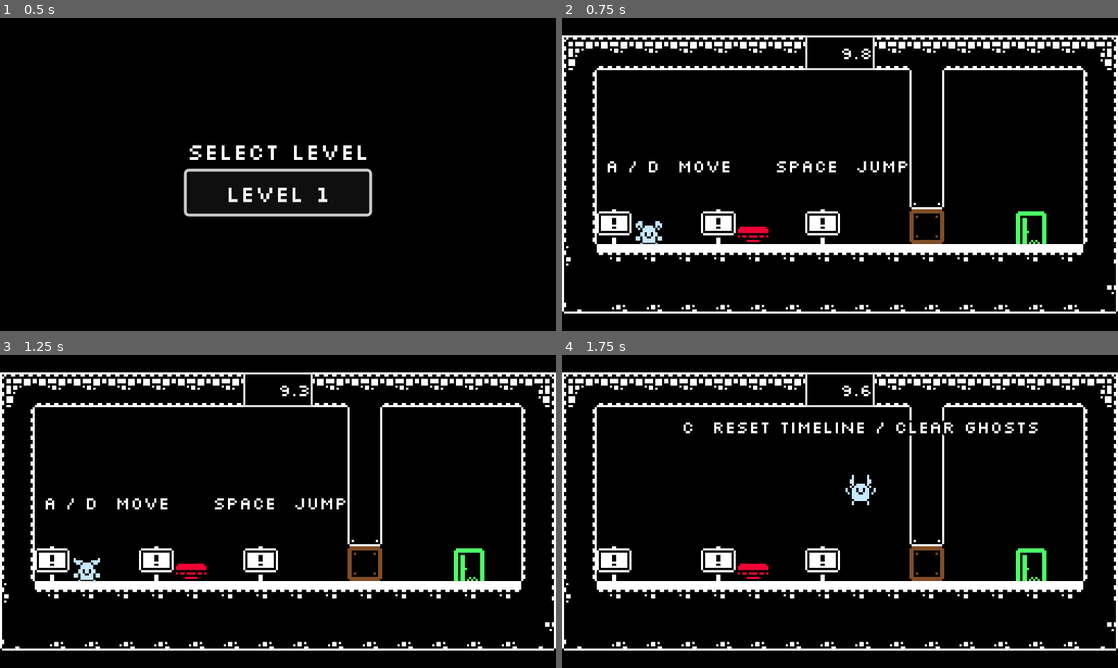
Above: before the commit, frames 1-4 (two rows, left to right).
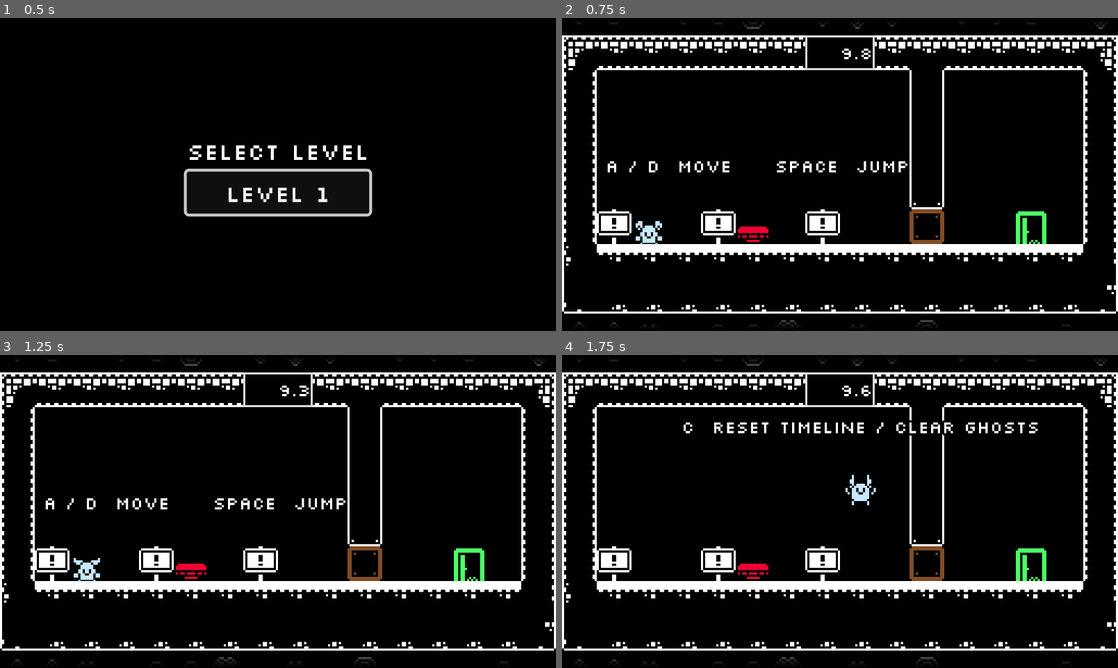
Above: after the commit, the same moments.

Repository: moellh/gmtk-game-jam-2026
Game: Godot game, scene res://src/level_select.tscn
Same seed, same stepped clock (60 frames per second), same inputs: the game is played once before the commit and once after it.
Inputs:
- Up to frame 1 (0.5 s): no input
- Up to frame 2 (0.75 s): click "Level 1" at 0.5 s
- Up to frame 3 (1.25 s): no input
- Up to frame 4 (1.75 s): hold Right (move_right) from 1.28 s (still down); tap C (clear) at 1.35 s; tap Space (jump) at 1.52 s

Frame 1 is identical in both runs. In frame 2, 0.2% of the frame differs, in the area x 2-98%, y 1-99%; in frame 3, 0.2%; in frame 4, 0.2%.

Commit message:
world: decorate extra viewport space

Diff:
--- a/src/game.gd
+++ b/src/game.gd
@@ -13,6 +13,7 @@
 @onready var world_camera: Camera2D = $WorldCamera
 @onready var timer_display: Label = %TimerDisplay
 @onready var level_complete: CanvasLayer = $LevelComplete
+@onready var outside_fill: OutsideFill = $OutsideFill
 
 var timer := ROUND_TIME
 var completed := false
@@ -35,6 +36,13 @@
 	)
 	world_camera.position = LEVEL_VIEW_RECT.get_center()
 	world_camera.zoom = Vector2.ONE * level_zoom
+	var visible_world_size := visible_size / level_zoom
+	outside_fill.set_visible_world_rect(
+		Rect2(
+			world_camera.position - visible_world_size * 0.5,
+			visible_world_size,
+		),
+	)
 
 func _process(delta: float) -> void:
 	if Input.is_action_just_pressed("menu"):
--- a/src/level.tscn
+++ b/src/level.tscn
@@ -9,6 +9,8 @@
 [ext_resource type="FontFile" path="res://assets/fonts/Silkscreen-Regular.ttf" id="7_font"]
 [ext_resource type="PackedScene" path="res://src/control_sign.tscn" id="8_sign"]
 [ext_resource type="PackedScene" path="res://src/level_complete.tscn" id="9_complete"]
+[ext_resource type="Script" path="res://src/outside_fill.gd" id="10_outside"]
+[ext_resource type="Shader" path="res://src/outside_fill.gdshader" id="11_outside_shader"]
 
 [sub_resource type="TileSetAtlasSource" id="TileSetAtlasSource_vonw3"]
 texture = ExtResource("1_u52ul")
@@ -824,9 +826,17 @@
 border_width_bottom = 1
 border_color = Color(0.85, 0.85, 0.85, 1)
 
+[sub_resource type="ShaderMaterial" id="ShaderMaterial_outside"]
+shader = ExtResource("11_outside_shader")
+
 [node name="Main" type="Node2D" unique_id=908013008]
 texture_filter = 1
 script = ExtResource("3_game")
+
+[node name="OutsideFill" type="Node2D" parent="."]
+z_index = -10
+material = SubResource("ShaderMaterial_outside")
+script = ExtResource("10_outside")
 
 [node name="TileMapLayer" type="TileMapLayer" parent="." unique_id=1408577092]
 tile_map_data = PackedByteArray("AAAGAAcAAAAQAAUAAAAHAAcAAAAQAAUAAAAIAAcAAAAQAAUAAAAJAAcAAAAQAAUAAAAKAAcAAAAQAAUAAAALAA …(944 unchanged characters)…
--- /dev/null
+++ b/src/outside_fill.gd
@@ -0,0 +1,69 @@
+class_name OutsideFill
+extends Node2D
+
+const TILE_SIZE := 16.0
+const ATLAS_STRIDE := 17.0
+const LEVEL_RECT := Rect2(80.0, 16.0, 256.0, 128.0)
+const ATLAS := preload("res://assets/monochrome_tilemap_transparent.png")
+
+const TILE_CHOICES: Array[Vector2i] = [
+	Vector2i(0, 0),
+	Vector2i(1, 0),
+	Vector2i(2, 0),
+	Vector2i(0, 1),
+	Vector2i(1, 1),
+	Vector2i(2, 1),
+	Vector2i(0, 2),
+	Vector2i(1, 2),
+	Vector2i(2, 2),
+]
+
+var visible_world_rect := LEVEL_RECT
+
+
+func set_visible_world_rect(rect: Rect2) -> void:
+	visible_world_rect = rect
+	var shader_material := material as ShaderMaterial
+	shader_material.set_shader_parameter(
+		"visible_rect",
+		Vector4(rect.position.x, rect.position.y, rect.end.x, rect.end.y),
+	)
+	queue_redraw()
+
+
+func _draw() -> void:
+	var first := Vector2i((visible_world_rect.position / TILE_SIZE).floor())
+	var last := Vector2i((visible_world_rect.end / TILE_SIZE).ceil())
+
+	for y in range(first.y, last.y):
+		for x in range(first.x, last.x):
+			var cell := Vector2i(x, y)
+			var destination := Rect2(
+				Vector2(cell) * TILE_SIZE,
+				Vector2.ONE * TILE_SIZE,
+			)
+
+			if destination.intersects(LEVEL_RECT):
+				continue
+
+			var value := absi(
+				cell.x * 73856093
+				^ cell.y * 19349663
+				^ 83492791
+			)
+			if posmod(value, 4) == 0:
+				continue
+
+			var atlas_cell := TILE_CHOICES[
+				posmod(value >> 3, TILE_CHOICES.size())
+			]
+			var source := Rect2(
+				Vector2(atlas_cell) * ATLAS_STRIDE,
+				Vector2.ONE * TILE_SIZE,
+			)
+			draw_texture_rect_region(
+				ATLAS,
+				destination,
+				source,
+				Color(1.0, 1.0, 1.0, 0.45),
+			)
--- /dev/null
+++ b/src/outside_fill.gdshader
@@ -0,0 +1,60 @@
+shader_type canvas_item;
+
+uniform vec4 level_rect = vec4(80.0, 16.0, 336.0, 144.0);
+uniform vec4 visible_rect = vec4(80.0, 16.0, 336.0, 144.0);
+
+varying vec2 world_position;
+
+void vertex() {
+	world_position = VERTEX;
+}
+
+void fragment() {
+	vec4 color = texture(TEXTURE, UV) * COLOR;
+	float fade = 1.0;
+
+	if (world_position.x < level_rect.x) {
+		fade = min(fade, clamp(
+			(world_position.x - visible_rect.x)
+				/ max(level_rect.x - visible_rect.x, 0.001),
+			0.0,
+			1.0
+		));
+	} else if (world_position.x > level_rect.z) {
+		fade = min(fade, clamp(
+			(visible_rect.z - world_position.x)
+				/ max(visible_rect.z - level_rect.z, 0.001),
+			0.0,
+			1.0
+		));
+	}
+
+	if (world_position.y < level_rect.y) {
+		fade = min(fade, clamp(
+			(world_position.y - visible_rect.y)
+				/ max(level_rect.y - visible_rect.y, 0.001),
+			0.0,
+			1.0
+		));
+	} else if (world_position.y > level_rect.w) {
+		fade = min(fade, clamp(
+			(visible_rect.w - world_position.y)
+				/ max(visible_rect.w - level_rect.w, 0.001),
+			0.0,
+			1.0
+		));
+	}
+
+	bool inside_level = (
+		world_position.x >= level_rect.x
+		&& world_position.x <= level_rect.z
+		&& world_position.y >= level_rect.y
+		&& world_position.y <= level_rect.w
+	);
+	if (inside_level) {
+		fade = 0.0;
+	}
+
+	color.a *= smoothstep(0.0, 1.0, fade);
+	COLOR = color;
+}
Not shown, added: src/outside_fill.gd.uid
Not shown, added: src/outside_fill.gdshader.uid
